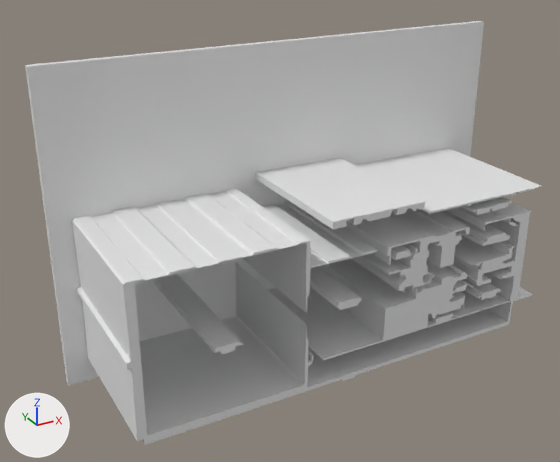
Renders of the glTF model version one/out_3d/57_26.glb from each side of a commit.
One viewpoint serves both versions: a 50 mm lens placed at (-2.61, -13.83, 9.24), pointed at (4.3, -1.27, 2.96). Arrows for +X, +Y and +Z are at lower left; the lights stay in place. Where no turn or scale is listed for an object, it has been applied to the vertices.

The first picture shows 'geometry_0'.
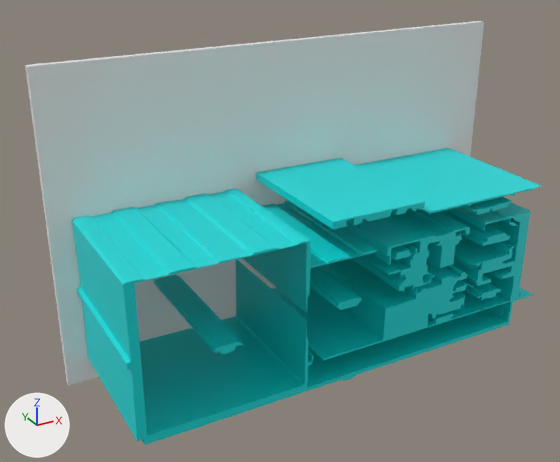
Where the change shows, as pixel boxes (x1, y1, x2, y2) in the pictures (560 x 462 px; the box of a moved part takes in the faces that stretch with it):
part 1 of me_geometry_0, moved or reshaped: before (236, 262, 307, 384); after (235, 259, 307, 384)
part 2 of me_geometry_0, recoloured (grey to cyan): (42, 41, 541, 443) in both

What changed in the scene script:
```text
Add mat_defaultmaterial:
    mat_defaultmaterial = bpy.data.materials.new('DefaultMaterial')
    mat_defaultmaterial.use_nodes = True; mat_defaultmaterial.node_tree.nodes.clear()
    _N = mat_defaultmaterial.node_tree.nodes; _L = mat_defaultmaterial.node_tree.links
    n0 = _N.new('ShaderNodeOutputMaterial'); n0.name = 'Material Output'
    n1 = _N.new('ShaderNodeBsdfPrincipled'); n1.name = 'Principled BSDF'
    n2 = _N.new('ShaderNodeVertexColor'); n2.name = 'Color Attribute'
    _L.new(n1.outputs[0], n0.inputs[0])  # 'BSDF' to 'Surface'
    _L.new(n2.outputs[0], n1.inputs[0])  # 'Color' to 'Base Color'
Change me_geometry_0:
    where me_geometry_0.from_pydata(...)  # 764 vertices, 1488 faces; spans x 0.0..10.23, y -3.15..0.0, z 0.0..6.49
    used by ob_geometry_0; location = (0.0, 0.0, 0.0)
    me_geometry_0 part 1: 2 vertices moved from x 3.82, y -3.15..-0.15, z 1.91 to x 3.82, y -3.15..-0.15, z 2.0
    me_geometry_0 part 2: 1062 faces spanning x 0.0..10.23, y -3.15..0.0, z 0.0..6.49 switch from no material to mat_defaultmaterial
```
